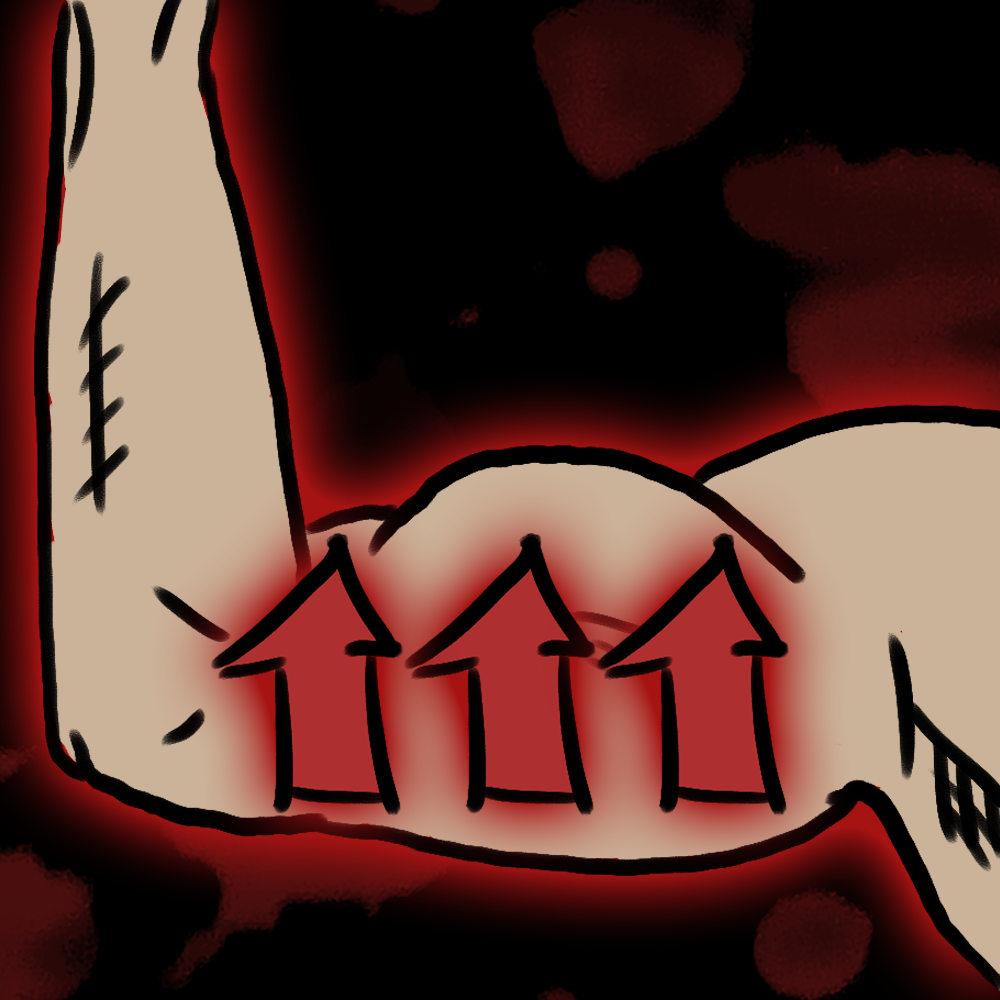
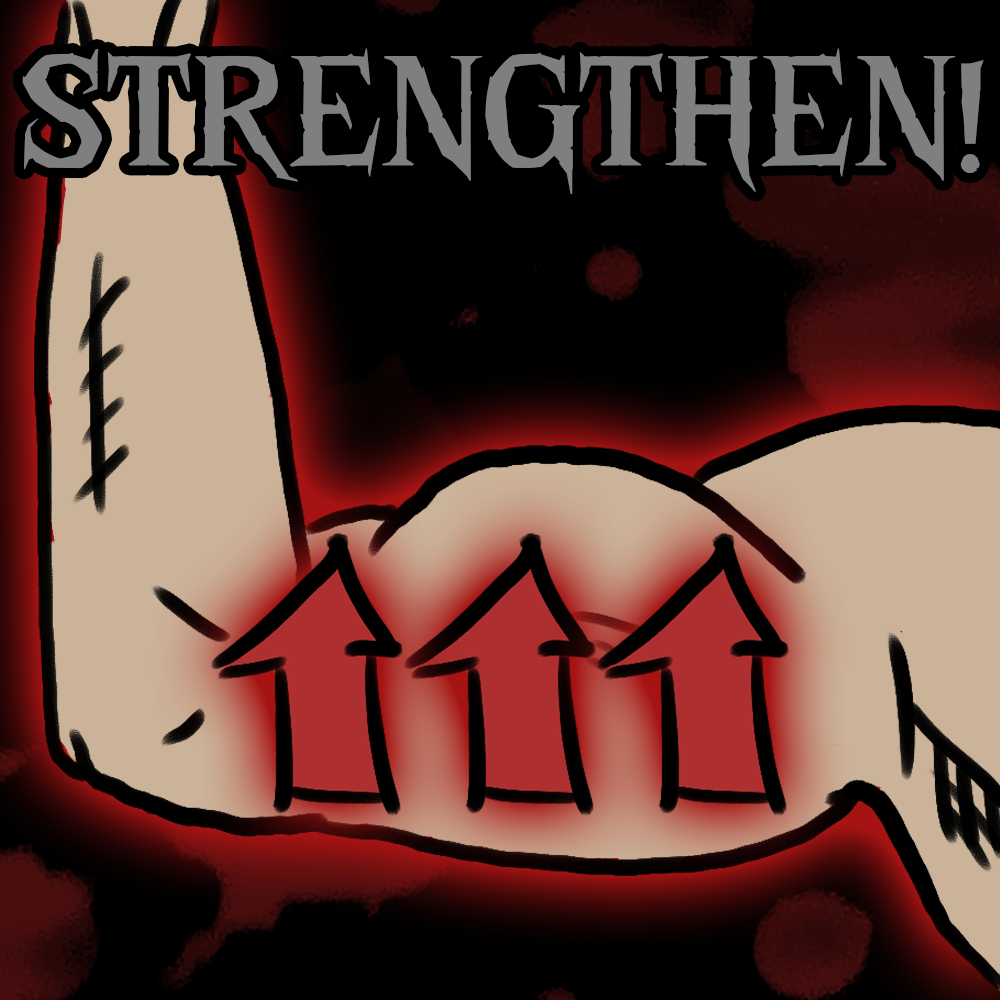
Before/after of a w=1000, h=1000 layered artwork. What changed in the layer stack:
added layer "STRENGTHEN!" above "Group 2 copy 3" over [22, 48, 984, 194]
